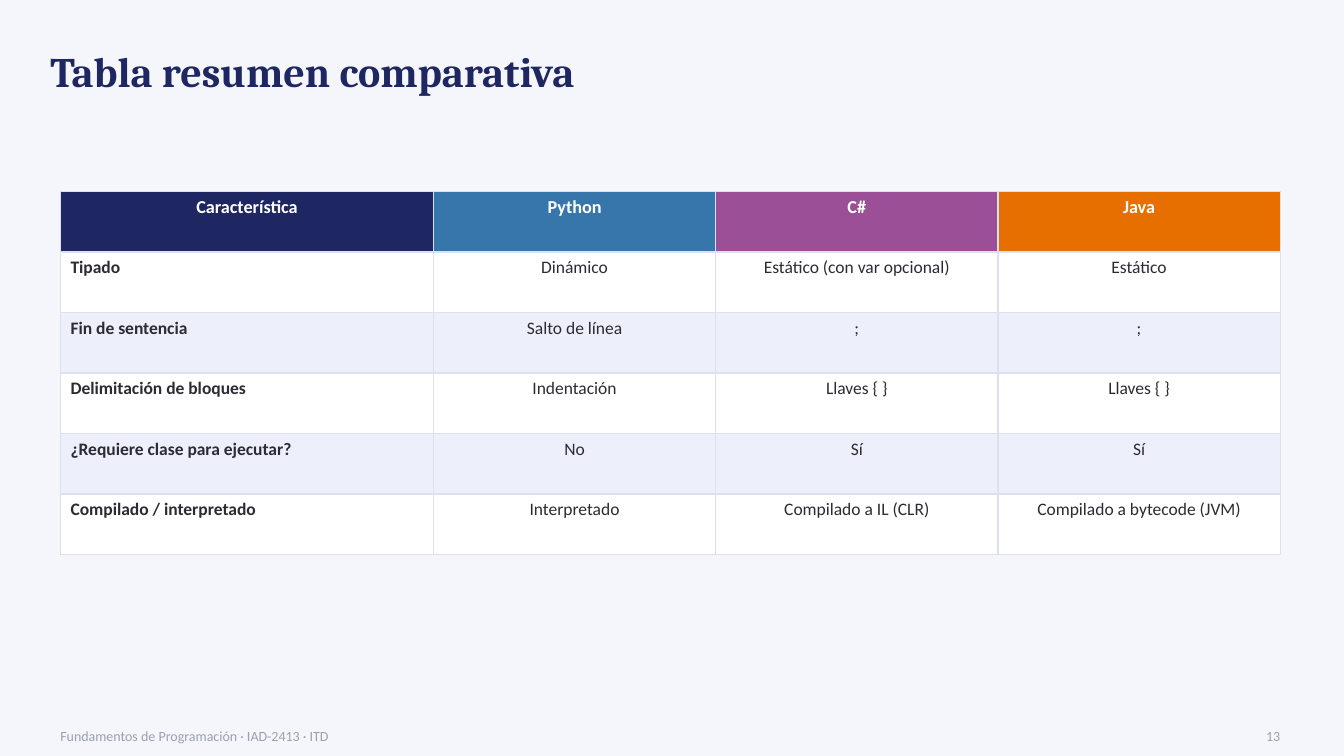
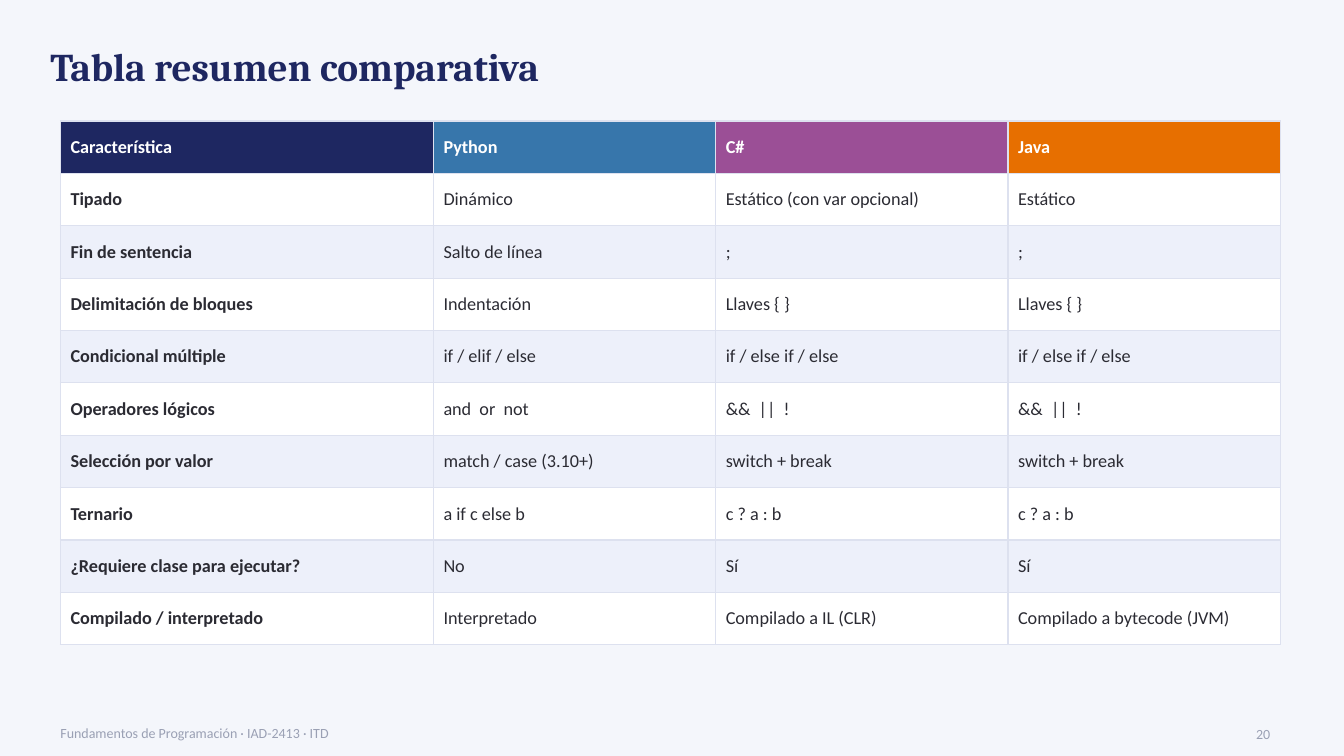
Before and after one commit to svalher/Fundamentos_de_Programacion_para_IIA, a slide deck: slide 20 of Fundamentos de Programación IA/Unidad 1/Material Unidad 1/Unidad1_Fundamentos_Programacion.pptx (slide 13 before the commit). Drawn at 1344x756 pixels with LibreOffice and Linux fonts; fonts in the diff are those of the drawing. Boxes give left, top, right and bottom in pixels: in the first picture for what was removed or moved away, otherwise in the second. Text is boxed around its words. In the diff, an @@ line names an element or a change of style, - is before the commit and + after.

```diff
--- a/Fundamentos de Programación IA/Unidad 1/Material Unidad 1/Unidad1_Fundamentos_Programacion.pptx
+++ b/Fundamentos de Programación IA/Unidad 1/Material Unidad 1/Unidad1_Fundamentos_Programacion.pptx
@@ text "Tabla resumen comparativa" at [50,53,539,90]: size 30 to 28 pt @@
@@ table at [60,121,1280,631] @@
+row 5: Condicional múltiple | if / elif / else | if / else if / else | if / else if / else
+row 6: Operadores lógicos | and or not | && || ! | && || !
+row 7: Selección por valor | match / case (3.10+) | switch + break | switch + break
+row 8: Ternario | a if c else b | c ? a : b | c ? a : b
@@ table: place and size @@
-table at [60,192,1280,555]
+table at [60,121,1280,631]
@@ page number added at [1256,730,1270,739], 10 pt, text #9AA0B4 @@
+20
@@ text removed at [1266,732,1280,741] @@
-13
```
Also in this commit, not shown: 13 other slides changed, 7 slides added, 2 other files.
